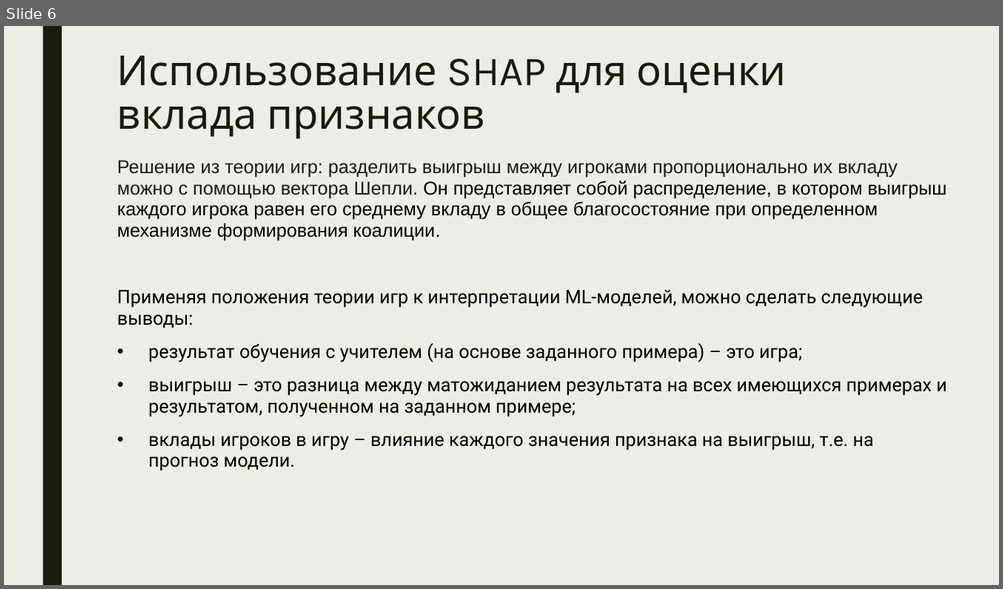
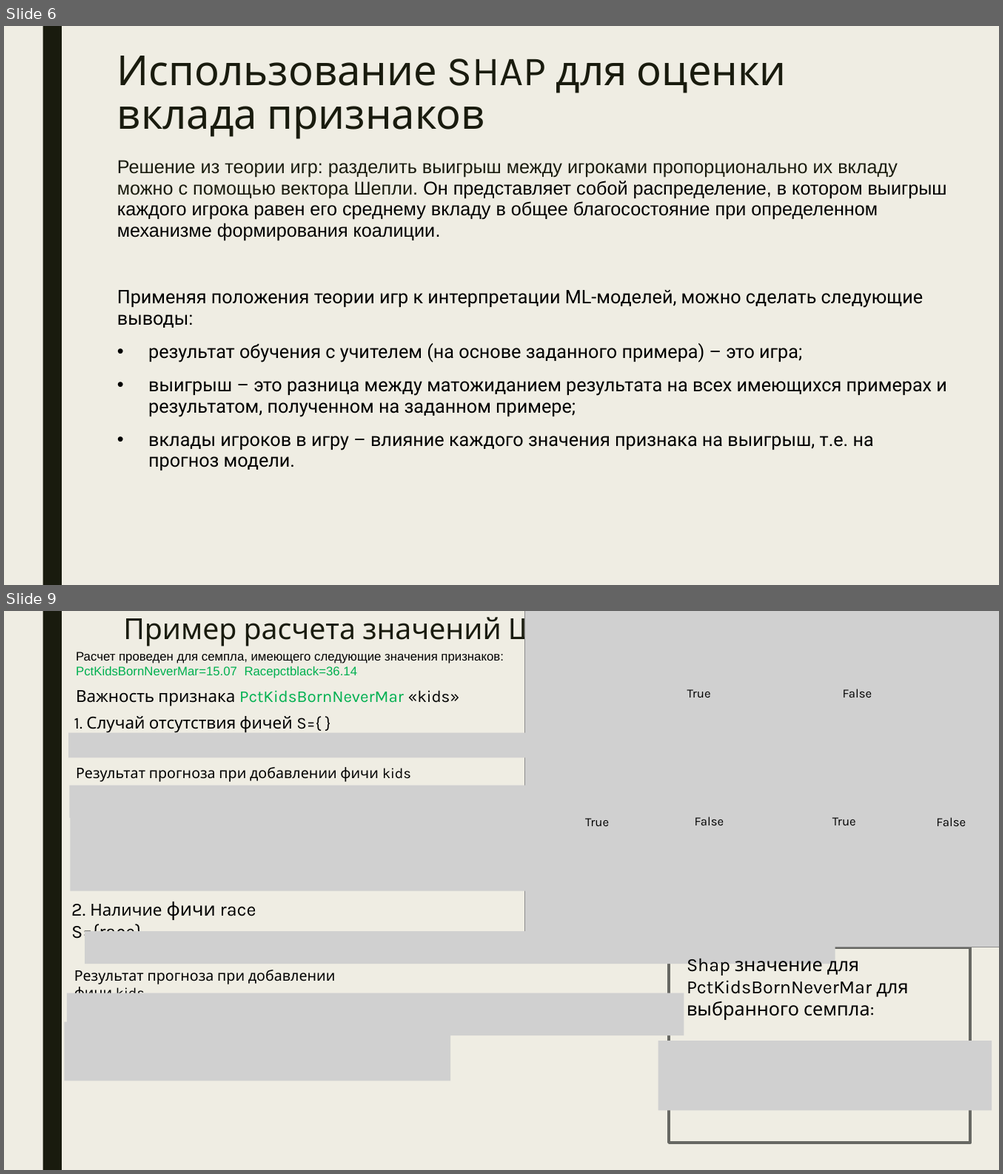
Before and after one commit to Dmitry513/Shap_training, a slide deck: Shap_for_model_interpretation.pptx. Shown one above the other, each under a label of ours: slide 6 before the commit, slides 6 and 9 after it; the slides between them are not shown. The pictures are 1003x589 and 1003x1174 pixels, drawn with LibreOffice and Linux fonts; fonts in the diff are those of the drawing; grey boxes stand for pictures. Boxes give left, top, right and bottom in pixels: in the first picture for what was removed or moved away, otherwise in the second. Text is boxed around its words. In the diff, an @@ line names an element or a change of style, - is before the commit and + after.

```diff
--- a/Shap_for_model_interpretation.pptx
+++ b/Shap_for_model_interpretation.pptx
@@ slide 9 added at (4,611,999,1170), background #EFEDE3; not listed: 1 template element that a slide beside it also shows @@
@@ title added at (123,612,608,647), 28 pt, text #191B0E @@
+Пример расчета значений Шепли
@@ picture added at (525,611,999,948) @@
@@ text added at (76,652,503,678), 12 pt, text #000000 @@
+Расчет проведен для семпла, имеющего следующие значения признаков: PctKidsBornNeverMar=15.07 Racepctblack=36.14
@@ text added at (76,690,460,706), 16 pt, text #000000 @@
+Важность признака PctKidsBornNeverMar «kids»
@@ text added at (687,689,711,698), 12 pt, text #000000 @@
+True
@@ text added at (842,689,872,698), 12 pt, text #000000 @@
+False
@@ text added at (74,716,321,732), 16 pt, text #000000 @@
+1. Случай отсутствия фичей S={ }
@@ picture added at (69,732,615,758) @@
@@ picture added at (70,786,596,818) @@
@@ text added at (76,767,411,782), 14 pt, text #000000 @@
+Результат прогноза при добавлении фичи kids
@@ picture added at (71,814,551,891) @@
@@ text added at (585,818,609,826), 12 pt, text #000000 @@
+True
@@ text added at (694,817,724,826), 12 pt, text #000000 @@
+False
@@ text added at (832,817,856,826), 12 pt, text #000000 @@
+True
@@ text added at (936,817,965,826), 12 pt, text #000000 @@
+False
@@ text added at (71,902,256,938), 18 pt, text #000000 @@
+2. Наличие фичи race S={race}
@@ picture added at (85,932,834,965) @@
@@ rectangle added at (669,948,970,1144), outline #686863 2.75 pt @@
@@ text added at (686,959,908,1020), 18 pt, text #000000 @@
+Shap значение для PctKidsBornNeverMar для выбранного семпла:
@@ text added at (74,970,336,994), 14 pt, text #000000 @@
+Результат прогноза при добавлении фичи kids
@@ picture added at (67,993,684,1036) @@
@@ picture added at (65,1022,451,1081) @@
@@ picture added at (658,1042,992,1112) @@
```
Also in this commit, not shown: 3 slides changed, 2 other slides added, 1 other file.
